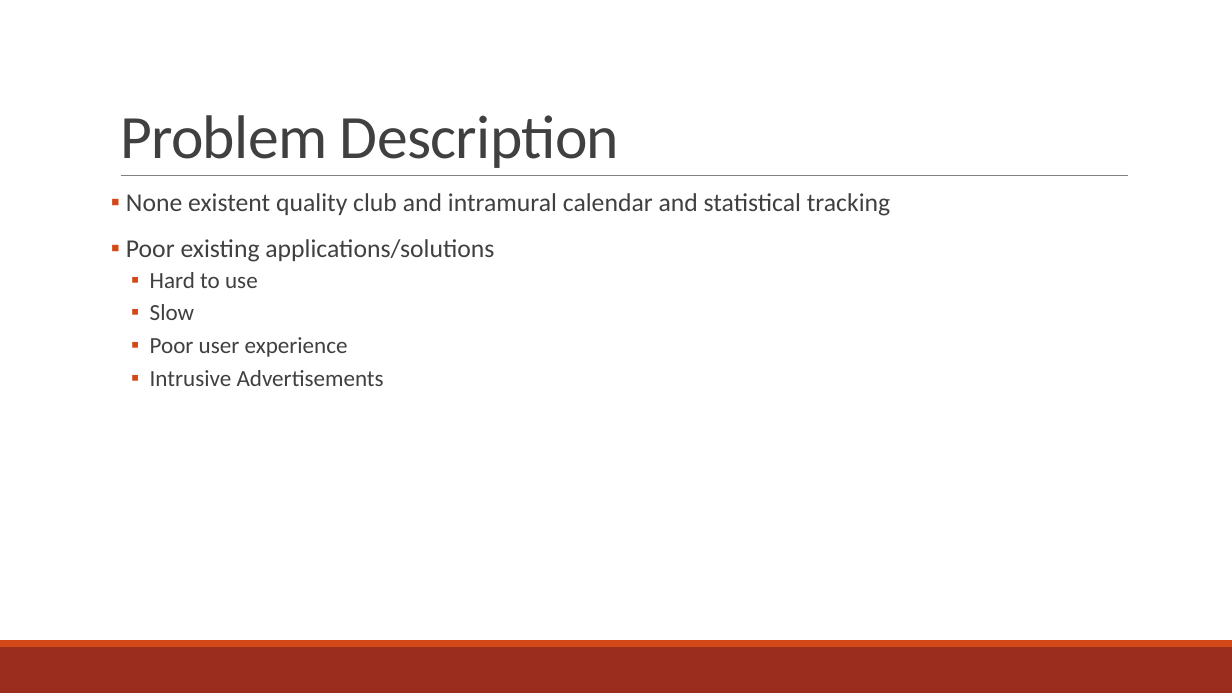
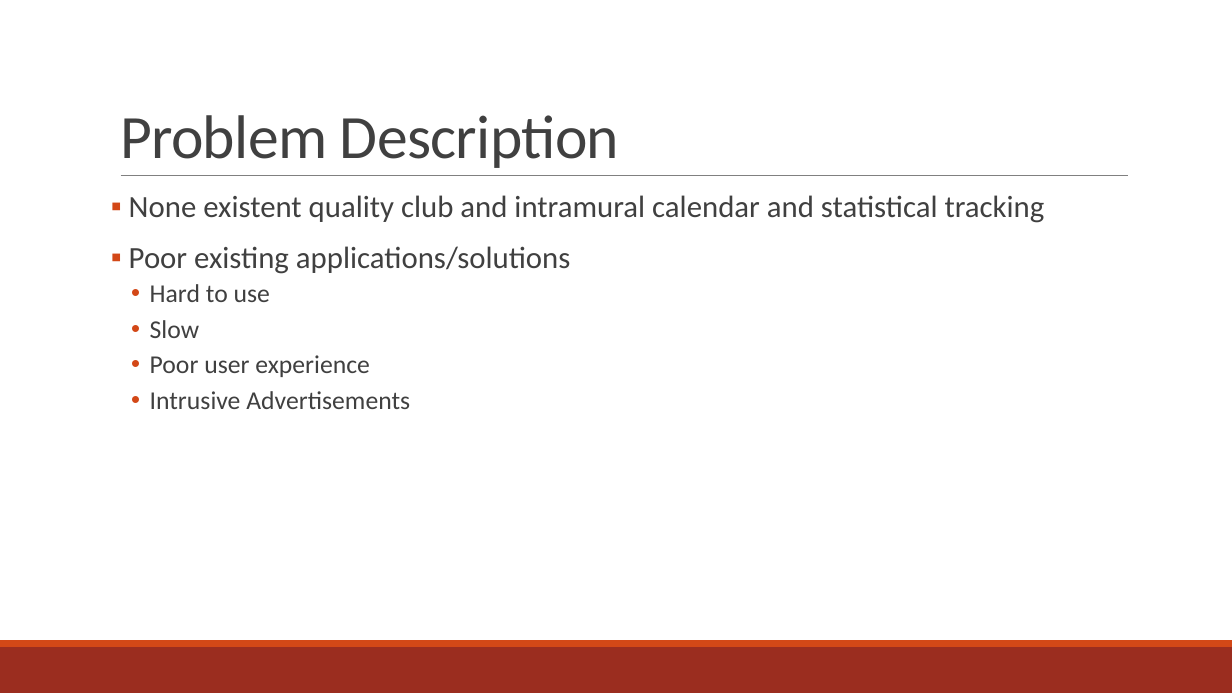
Before and after one commit to amgabriel45/CS495ClubStuff, a slide deck: slide 2 of Crimson Clubs (Design).pptx. Drawn at 1232x693 pixels with LibreOffice and Linux fonts; fonts in the diff are those of the drawing. Boxes give left, top, right and bottom in pixels: in the first picture for what was removed or moved away, otherwise in the second. Text is boxed around its words. In the diff, an @@ line names an element or a change of style, - is before the commit and + after.

```diff
--- a/Crimson Clubs (Design).pptx
+++ b/Crimson Clubs (Design).pptx
@@ text "None existent quality club and ..." at (129,195,1045,409): size 20 to 24 pt in "None existent quality club and intramural calendar ...", "Poor existing applications/solutions"; size 18 to 20 pt in "Hard to use", "Slow", "Poor user experience", "Intrusive Advertisements"; bullet ▪ to • @@
```
Also in this commit, not shown: 3 other slides changed.
